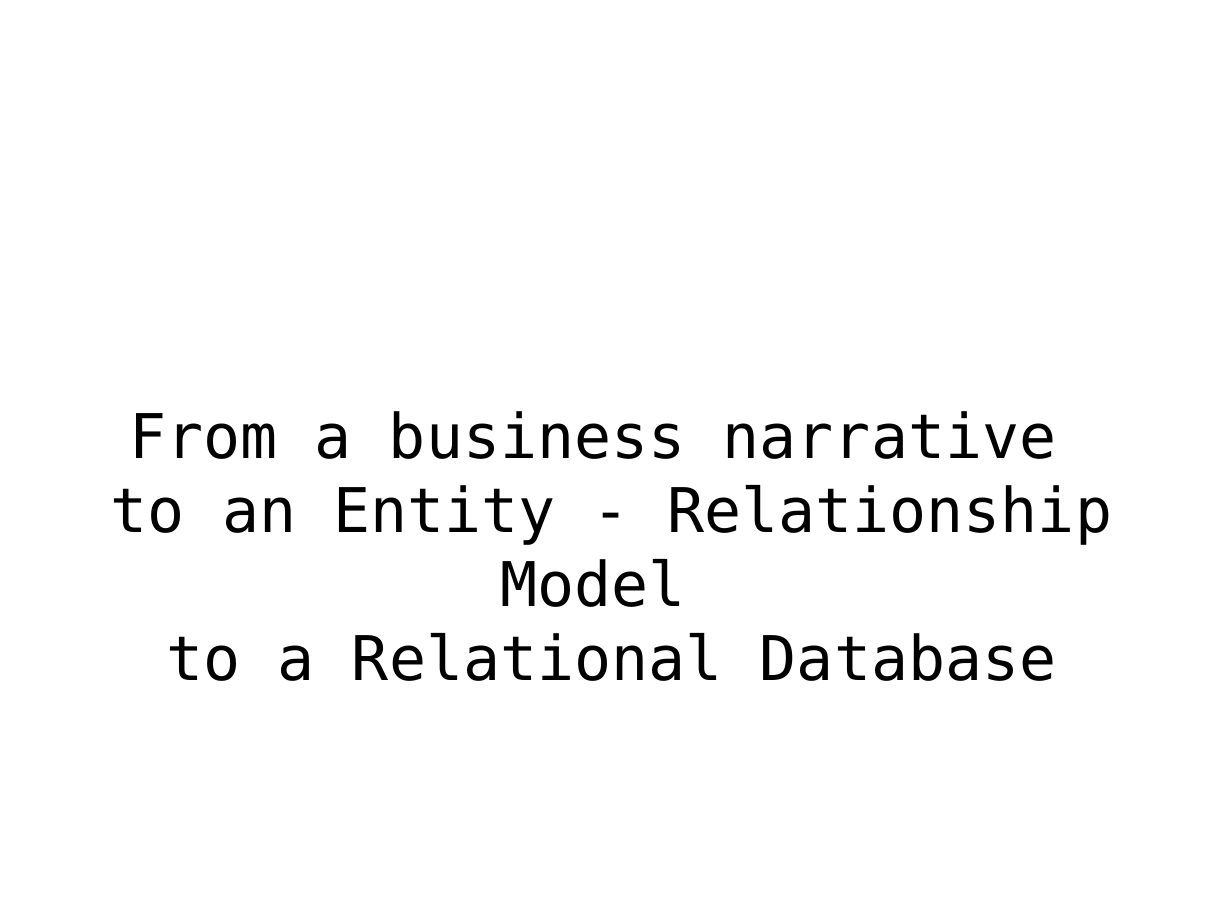
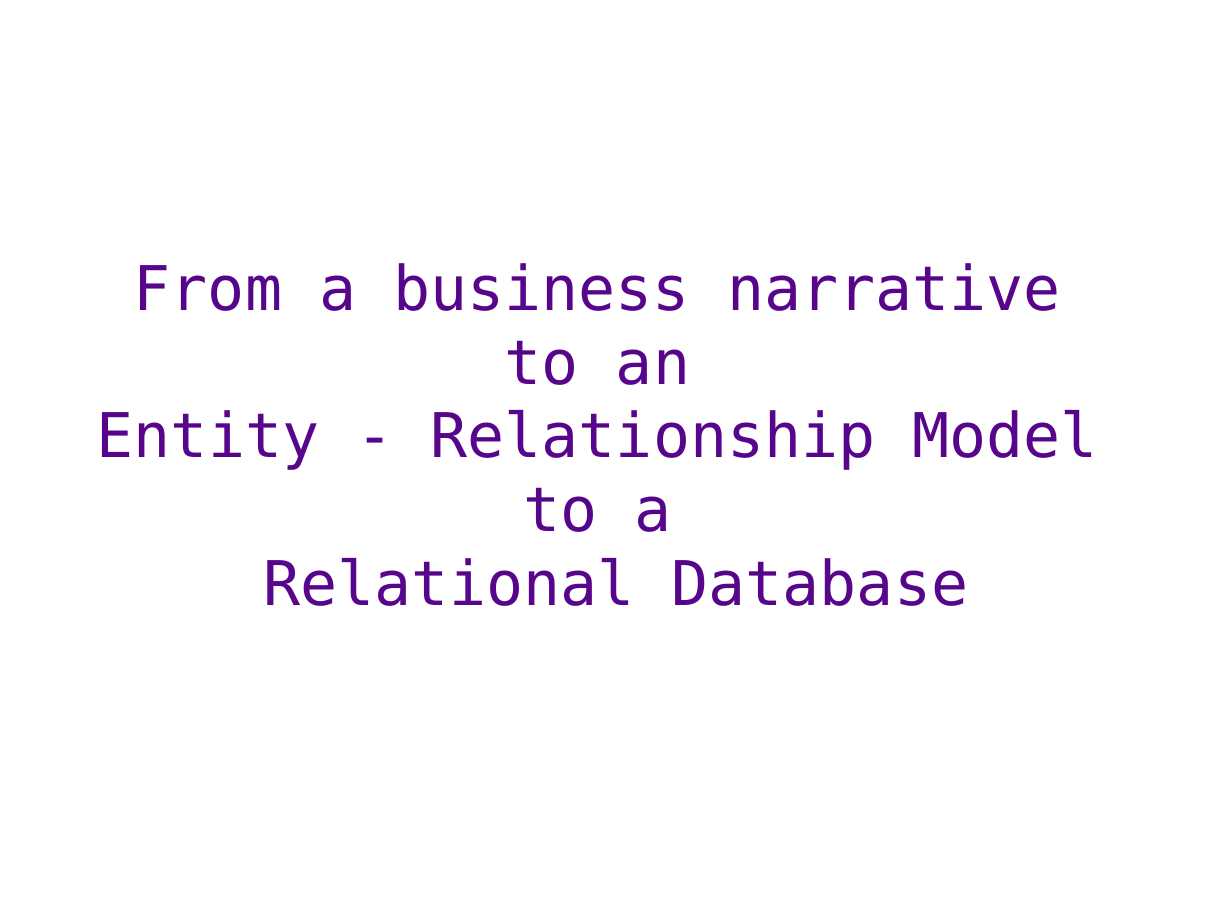
Before and after one commit to ipeirotis/dealing_with_data, a slide deck: slide 1 of 02-SQL/B-ER_modeling-2.pptx. Drawn at 1232x924 pixels with LibreOffice and Linux fonts; fonts in the diff are those of the drawing. Boxes give left, top, right and bottom in pixels: in the first picture for what was removed or moved away, otherwise in the second. Text is boxed around its words. In the diff, an @@ line names an element or a change of style, - is before the commit and + after.

Commit message:
Revised slides for ER modeling

```diff
--- a/02-SQL/B-ER_modeling-2.pptx
+++ b/02-SQL/B-ER_modeling-2.pptx
@@ text at (97, 263, 1098, 606): text changed; text colour #000000 to #57068C @@
-From a business narrative
-to an Entity - Relationship Model
-to a Relational Database
+From a business narrative
+to an
+Entity - Relationship Model
+to a
+Relational Database
```
Also in this commit, not shown: 38 other slides changed, 1 other file.
